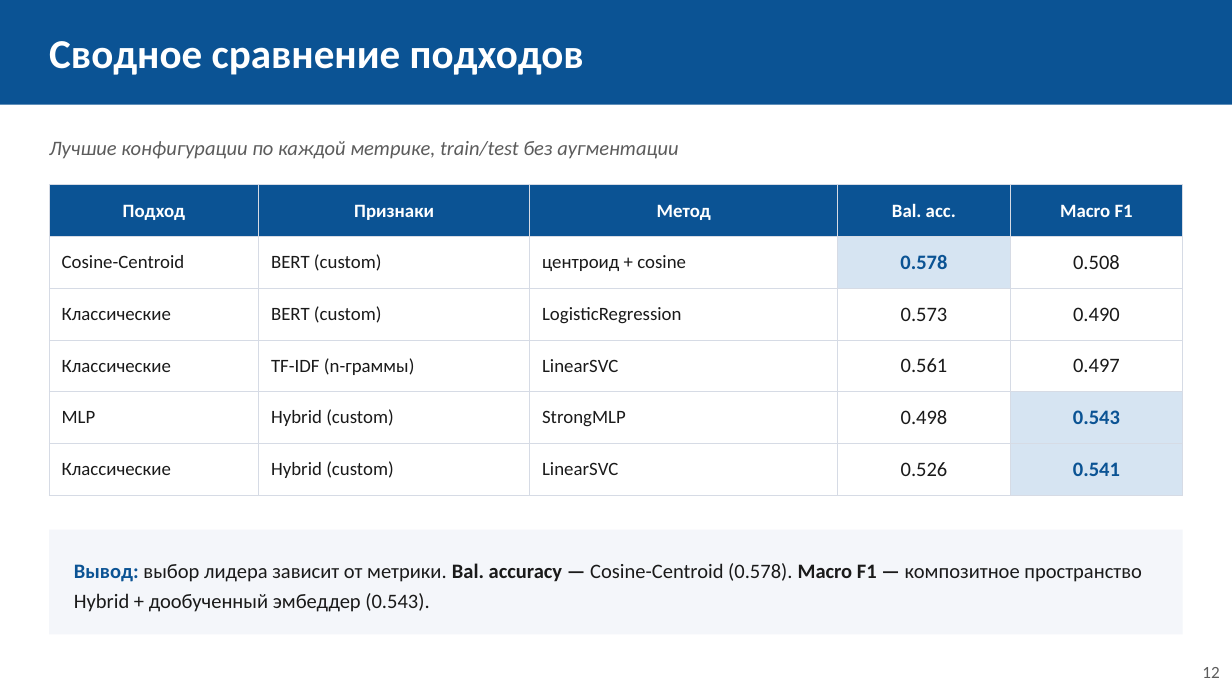
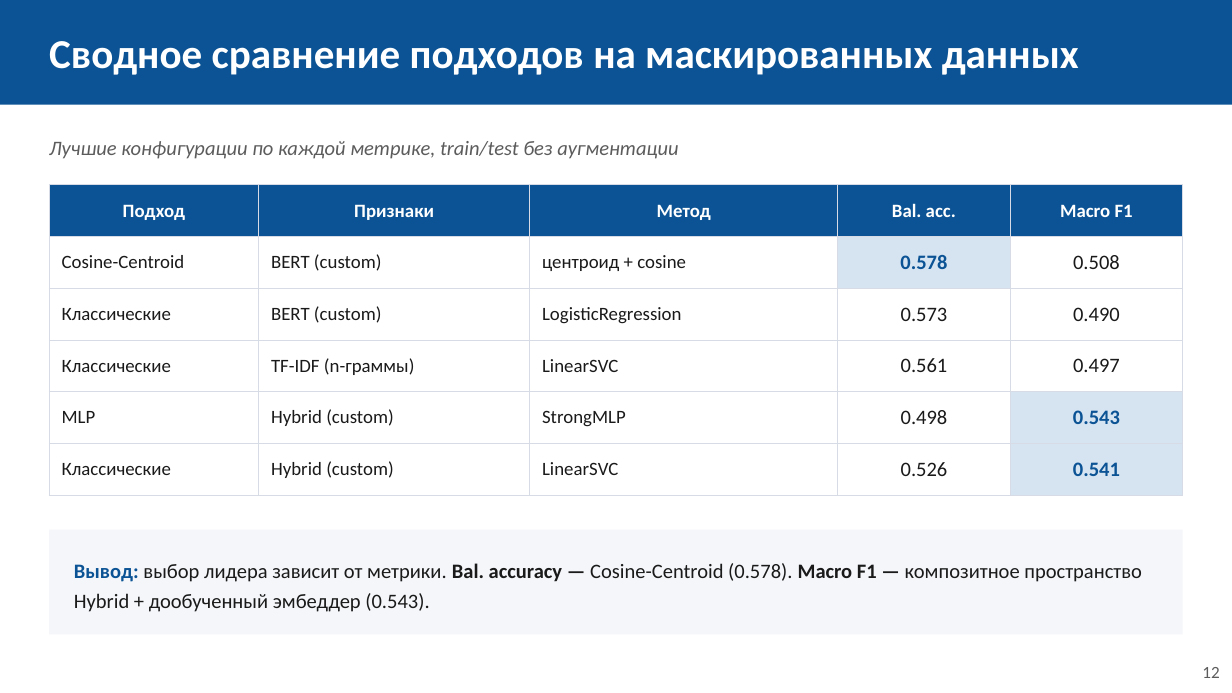
Before and after one commit to sevaTechoPark/mifi-vkr, a slide deck: slide 12 of defence/vkr_defense.pptx. Drawn at 1232x693 pixels with LibreOffice and Linux fonts; fonts in the diff are those of the drawing. Boxes give left, top, right and bottom in pixels: in the first picture for what was removed or moved away, otherwise in the second. Text is boxed around its words. In the diff, an @@ line names an element or a change of style, - is before the commit and + after.

```diff
--- a/defence/vkr_defense.pptx
+++ b/defence/vkr_defense.pptx
@@ text at <box>49,41,1079,75</box>: text changed @@
-Сводное сравнение подходов
+Сводное сравнение подходов на маскированных данных
```
Also in this commit, not shown: 7 other slides changed, 2 slides added, 1 slide removed, 1 other file.
